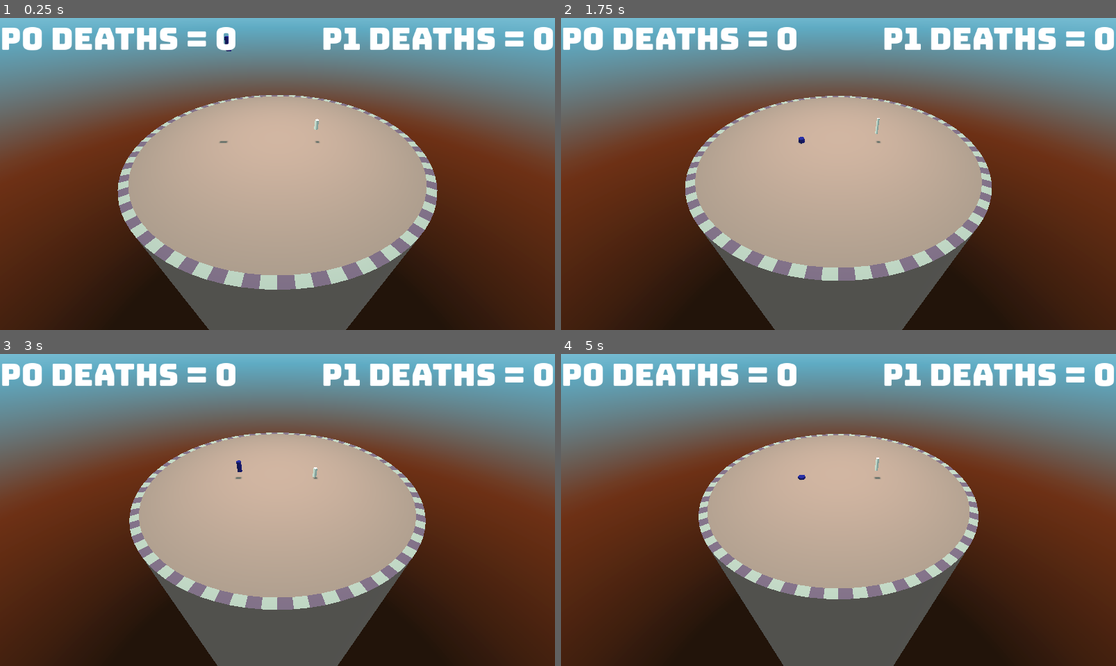
Above: before the commit, frames 1-4 (two rows, left to right).
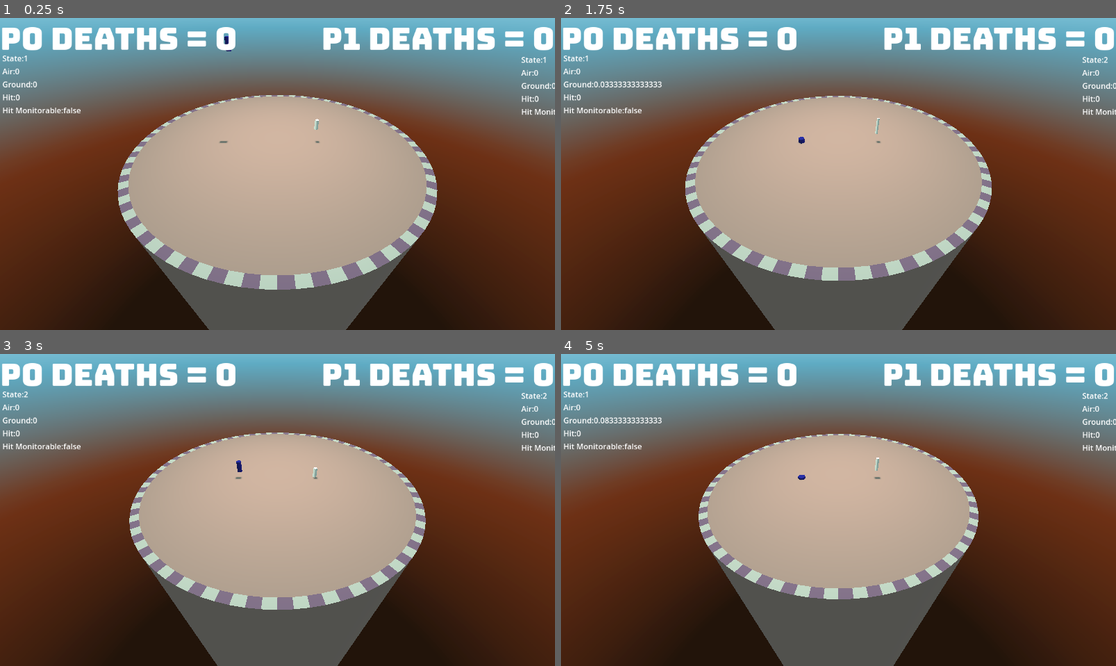
Above: after the commit, the same moments.

Repository: proximadams/Lucky-Erik-Alex-Jam-2025
Game: Godot game, scene res://World.tscn
Same seed, same stepped clock (60 frames per second), same inputs: the game is played once before the commit and once after it. Sound files missing from this copy of the repository are replaced by a short silence.
Inputs:
- Up to frame 1 (0.25 s): no input
- Up to frame 2 (1.75 s): no input
- Up to frame 3 (3 s): no input
- Up to frame 4 (5 s): no input

The runs differ from the first frame. In frame 1, 0.5% of the frame differs, in the area x 0-100%, y 12-32%; in frame 2, 0.7%; in frame 3, 0.6%; in frame 4, 0.7%.

Commit message:
Hitting feels better and works better.

Diff:
--- a/Player/player.gd
+++ b/Player/player.gd
@@ -51,6 +51,7 @@
 	var material = StandardMaterial3D.new()
 	material.albedo_color = colour
 	$Visuals/CSGCylinder3D.material = material
+	_set_hitbox(false)
 
 func _physics_process(delta: float) -> void:
 	_set_angle()
@@ -61,7 +62,6 @@
 	_movement(delta)
 	_note_bounce_volumes()
 	move_and_slide()
-	_deal_with_collisions()
 
 func _movement(delta: float):
 	# Add the gravity.
@@ -70,12 +70,16 @@
 		if (currHitTime < MAX_HIT_TIME):
 			_calc_hit_velocity()
 			return
+		else:
+			currHitTime = 0
+			state = BOUNCING
 
 	if not is_on_floor():
 		velocity += get_gravity() * delta * GRAVITY_SPEED
 		oldAirVelocity = velocity
 
 	if is_on_floor():
+		_set_hitbox(false)
 		velocity = Vector3(0,0,0)
 		currGroundTime += delta
 		jumpEarlyWindowTimer += delta
@@ -114,6 +118,7 @@
 
 	if not event.is_echo() and event.is_action_pressed('dive.' + str(playerID)) and not is_on_floor(): # do the dive
 		state = DIVING
+		_set_hitbox(true)
 
 func _note_bounce_volumes():
 	var secondsInBar = 1.333
@@ -181,13 +186,15 @@
 func _calc_hit_velocity():
 	velocity = lastHitVector
 
-# call after move_and_slide! assumes that it has been called beforehand.
-func _deal_with_collisions():
-	for index in get_slide_collision_count():
-		var collision := get_slide_collision(index)
-		var body := collision.get_collider()
-		if body is CharacterBody3D:
-			var other_player: PogoPlayer = body
-			if other_player.state == DIVING:
-				lastHitVector = collision.get_collider_velocity()
-				state = HIT
+func _on_hurtbox_area_entered(area: Area3D) -> void:
+	var groups = area.get_groups()
+	if groups.find("Hitbox") != -1 and area.get_parent_node_3d().name != $Hitbox.get_parent_node_3d().name:
+		state = HIT
+		$Hitbox.set_deferred("monitorable", false)
+		lastHitVector = Vector3(25,25,25)
+
+func _set_hitbox(x: bool):
+	$Hitbox.monitorable = x
+
+func is_hitbox_on():
+	return $Hitbox.monitorable
--- a/Player/player.tscn
+++ b/Player/player.tscn
@@ -48,7 +48,16 @@
 "SquishJump": SubResource("Animation_ymuik")
 }
 
+[sub_resource type="CylinderShape3D" id="CylinderShape3D_coque"]
+height = 0.997718
+radius = 0.317846
+
+[sub_resource type="CapsuleShape3D" id="CapsuleShape3D_n1t8d"]
+radius = 0.555939
+height = 1.11188
+
 [node name="Player" type="CharacterBody3D"]
+collision_mask = 2
 script = ExtResource("1_ixvv2")
 
 [node name="BounceSmall1Sound" parent="." instance=ExtResource("2_s5pna")]
@@ -86,3 +95,17 @@
 libraries = {
 "": SubResource("AnimationLibrary_h03nl")
 }
+
+[node name="Hurtbox" type="Area3D" parent="."]
+
+[node name="CollisionShape3D" type="CollisionShape3D" parent="Hurtbox"]
+transform = Transform3D(1, 0, 0, 0, 1, 0, 0, 0, 1, 0, 0.498672, 0)
+shape = SubResource("CylinderShape3D_coque")
+
+[node name="Hitbox" type="Area3D" parent="." groups=["Hitbox"]]
+
+[node name="HitBox" type="CollisionShape3D" parent="Hitbox"]
+transform = Transform3D(1, 0, 0, 0, 1, 0, 0, 0, 1, 0, 0.196458, 0)
+shape = SubResource("CapsuleShape3D_n1t8d")
+
+[connection signal="area_entered" from="Hurtbox" to="." method="_on_hurtbox_area_entered"]
--- /dev/null
+++ b/Player/playerDebugHUD.tscn
@@ -0,0 +1,30 @@
+[gd_scene load_steps=2 format=3 uid="uid://cetdhrgxsahsk"]
+
+[ext_resource type="Script" path="res://PlayerDebugHud.gd" id="1_aha4t"]
+
+[node name="Control" type="VBoxContainer"]
+anchors_preset = 15
+anchor_right = 1.0
+anchor_bottom = 1.0
+grow_horizontal = 2
+grow_vertical = 2
+script = ExtResource("1_aha4t")
+
+[node name="StateLabel" type="Label" parent="."]
+layout_mode = 2
+text = "aaaaa"
+
+[node name="AirLabel" type="Label" parent="."]
+layout_mode = 2
+text = "bbbb"
+
+[node name="GroundLabel" type="Label" parent="."]
+layout_mode = 2
+text = "cccc"
+
+[node name="HitLabel" type="Label" parent="."]
+layout_mode = 2
+text = "dddd"
+
+[node name="HitBoxLabel" type="Label" parent="."]
+layout_mode = 2
--- /dev/null
+++ b/PlayerDebugHud.gd
@@ -0,0 +1,10 @@
+extends VBoxContainer
+@export var player: PogoPlayer
+
+# Called every frame. 'delta' is the elapsed time since the previous frame.
+func _process(delta: float) -> void:
+	$StateLabel.text = "State:" +str(player.state)
+	$GroundLabel.text = "Ground:" +str(player.currGroundTime)
+	$AirLabel.text = "Air:" +str(player.currAirTime)
+	$HitLabel.text = "Hit:" +str(player.currHitTime)
+	$HitBoxLabel.text = "Hit Monitorable:" +str(player.is_hitbox_on())
--- a/World.tscn
+++ b/World.tscn
@@ -7,6 +7,7 @@
 [ext_resource type="Texture2D" uid="uid://cwxodangmbk18" path="res://Environment/T_Skybox.png" id="3_t73nb"]
 [ext_resource type="PackedScene" uid="uid://c4yjmdym54n72" path="res://Player/player.tscn" id="4_eiw2n"]
 [ext_resource type="FontFile" uid="uid://cmjwv7ccyiqyi" path="res://Themes/Bungee-Regular.ttf" id="6_78its"]
+[ext_resource type="PackedScene" uid="uid://cetdhrgxsahsk" path="res://Player/playerDebugHUD.tscn" id="8_nrs5k"]
 
 [sub_resource type="CylinderShape3D" id="CylinderShape3D_phmpv"]
 height = 100.0
@@ -43,6 +44,7 @@
 
 [node name="Floor" type="StaticBody3D" parent="."]
 transform = Transform3D(1.5, 0, 0, 0, 1.5, 0, 0, 0, 1.5, 0, 0, 0)
+collision_layer = 2
 script = ExtResource("1_8reu6")
 
 [node name="CollisionShape3D" type="CollisionShape3D" parent="Floor"]
@@ -127,6 +129,31 @@
 text = "Player 0 Wins"
 horizontal_alignment = 2
 
+[node name="p0Debug" parent="HUD" node_paths=PackedStringArray("player") instance=ExtResource("8_nrs5k")]
+layout_mode = 0
+anchors_preset = 0
+anchor_right = 0.0
+anchor_bottom = 0.0
+offset_left = 5.0
+offset_top = 72.0
+offset_right = 52.0
+offset_bottom = 176.0
+grow_horizontal = 1
+grow_vertical = 1
+player = NodePath("../../Player_0")
+
+[node name="p1Debug" parent="HUD" node_paths=PackedStringArray("player") instance=ExtResource("8_nrs5k")]
+anchors_preset = 0
+anchor_right = 0.0
+anchor_bottom = 0.0
+offset_left = 1082.0
+offset_top = 75.0
+offset_right = 1129.0
+offset_bottom = 206.0
+grow_horizontal = 1
+grow_vertical = 1
+player = NodePath("../../Player_1")
+
 [connection signal="tree_exited" from="Floor" to="." method="game_over"]
 
 [editable path="Floor/SM_Skybox"]
Not shown: 1 places in Player/player.tscn that only renumber resources
Not shown: 1 places in World.tscn that only renumber resources
